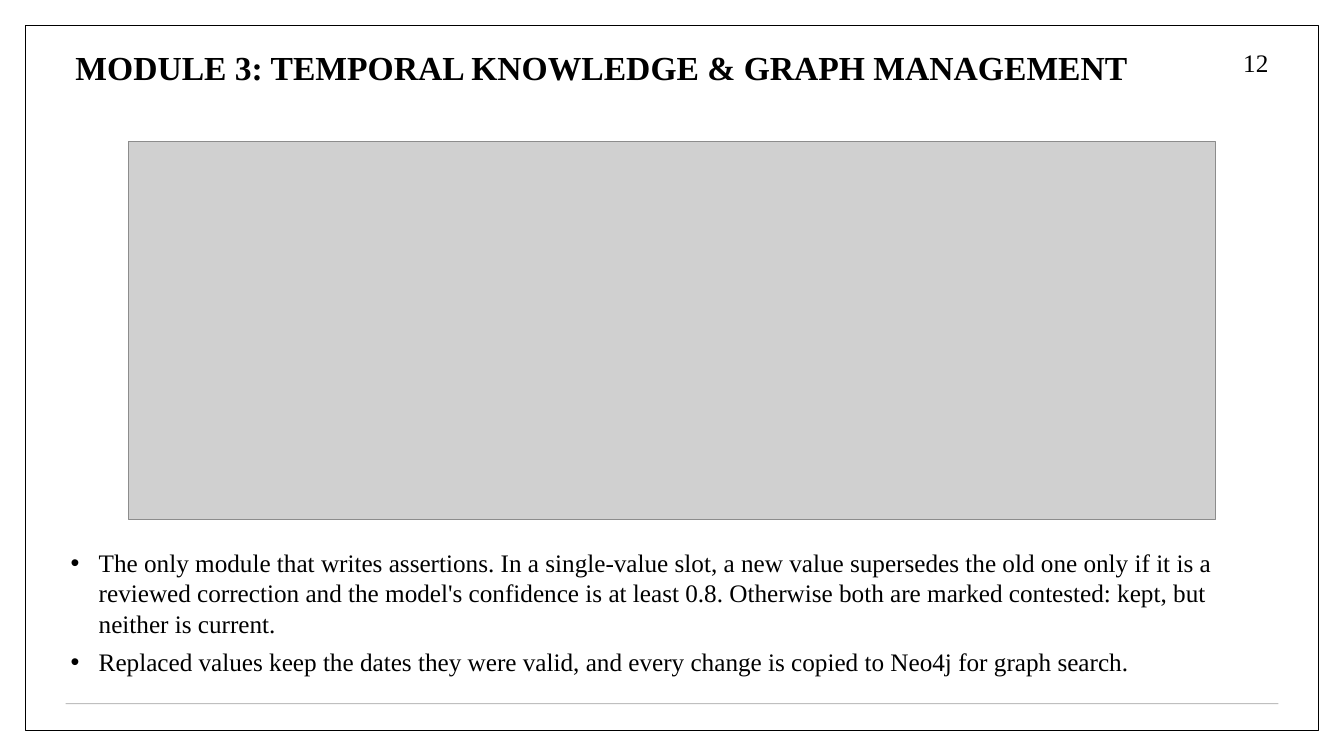
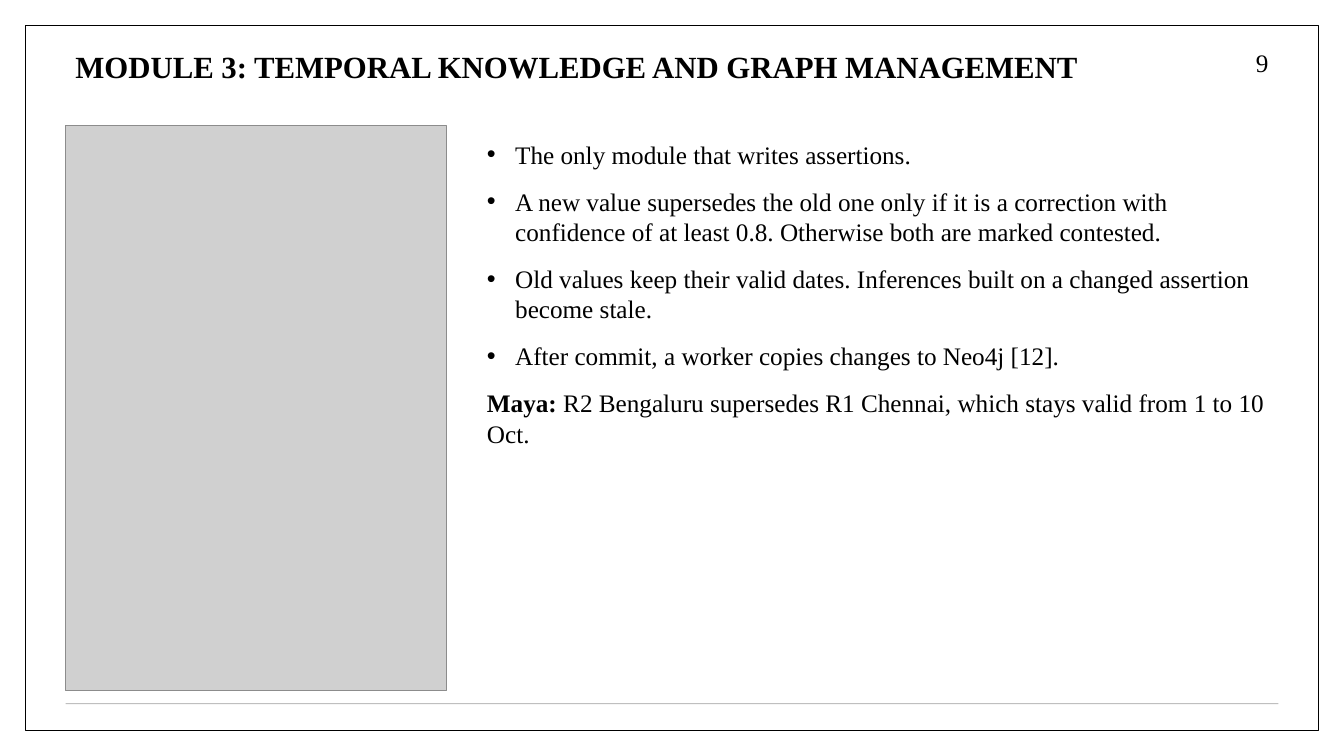
Before and after one commit to aryaniyaps/sdp-2026, a slide deck: slide 9 of P1_R2_13.pptx (slide 12 before the commit). Drawn at 1344x756 pixels with LibreOffice and Linux fonts; fonts in the diff are those of the drawing; grey boxes stand for pictures. Boxes give left, top, right and bottom in pixels: in the first picture for what was removed or moved away, otherwise in the second. Text is boxed around its words. In the diff, an @@ line names an element or a change of style, - is before the commit and + after.

Commit message:
Update the third project review slides and PDF

```diff
--- a/P1_R2_13.pptx
+++ b/P1_R2_13.pptx
@@ title at [75,57,1077,79]: text changed; size 24 to 22 pt @@
-MODULE 3: TEMPORAL KNOWLEDGE & GRAPH MANAGEMENT
+MODULE 3: TEMPORAL KNOWLEDGE AND GRAPH MANAGEMENT
@@ page number at [1256,55,1269,73]: text changed @@
-12
+9
@@ picture added at [66,126,447,691] @@
@@ picture removed at [128,141,1215,519] @@
@@ text at [487,146,1264,444]: text changed @@
-• The only module that writes assertions. In a single-value slot, a new value supersedes the old one only if it is a reviewed correction and the model's confidence is at least 0.8. Otherwise both are marked contested: kept, but neither is current.
-• Replaced values keep the dates they were valid, and every change is copied to Neo4j for graph search.
+• The only module that writes assertions.
+• A new value supersedes the old one only if it is a correction with confidence of at least 0.8. Otherwise both are marked contested.
+• Old values keep their valid dates. Inferences built on a changed assertion become stale.
+• After commit, a worker copies changes to Neo4j [12].
+Maya: R2 Bengaluru supersedes R1 Chennai, which stays valid from 1 to 10 Oct.
```
Also in this commit, not shown: 12 other slides changed, 10 slides added, 19 slides removed, 1 other file.
